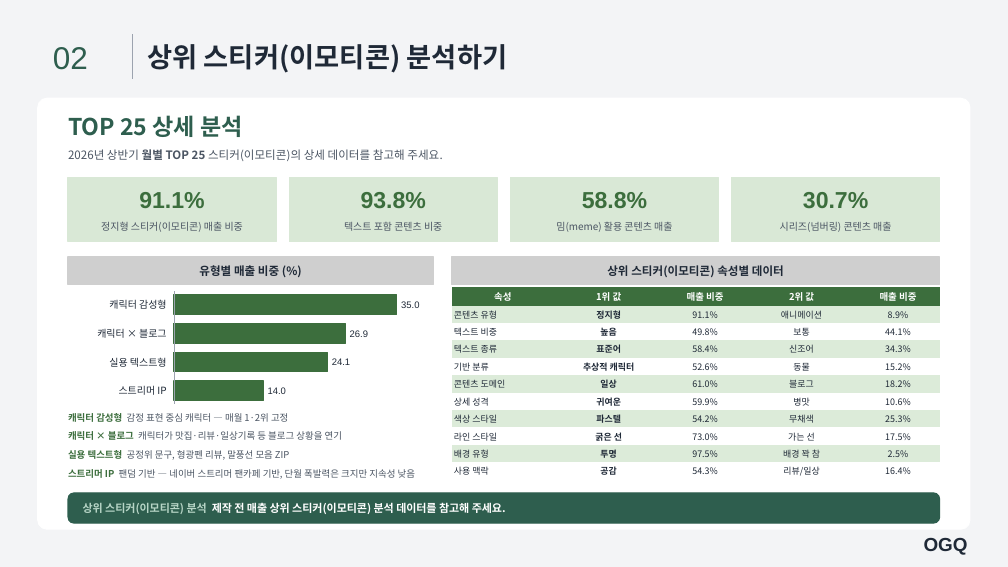
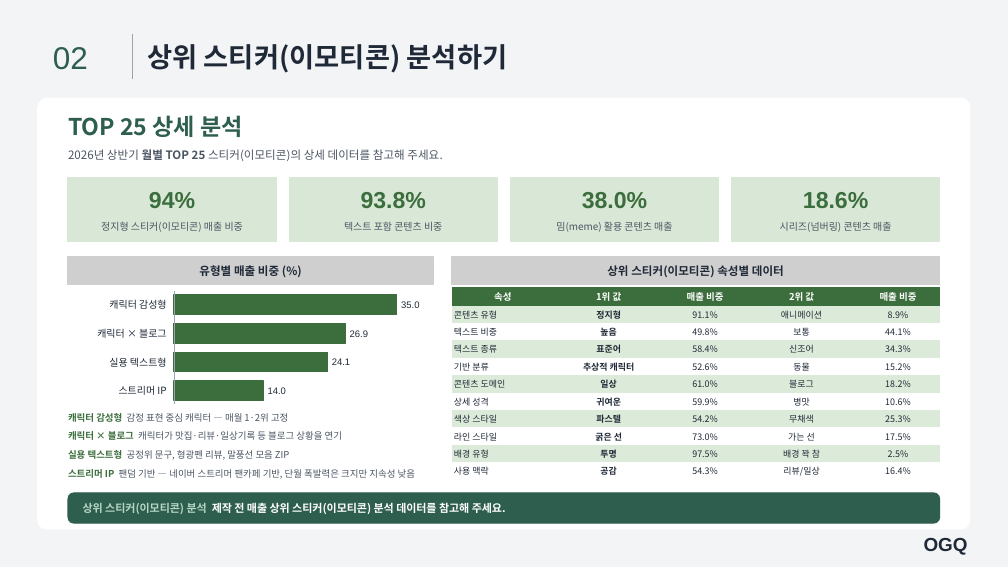
Before and after one commit to loveet3-hue/ogq-banner-generator, a slide deck: slide 13 of playbook/template_v2.pptx. Drawn at 1008x567 pixels with LibreOffice and Linux fonts; fonts in the diff are those of the drawing. Boxes give left, top, right and bottom in pixels: in the first picture for what was removed or moved away, otherwise in the second. Text is boxed around its words. In the diff, an @@ line names an element or a change of style, - is before the commit and + after.

```diff
--- a/playbook/template_v2.pptx
+++ b/playbook/template_v2.pptx
@@ text at <box>149,192,195,208</box>: text changed @@
-91.1%
+94%
@@ text at <box>582,192,647,208</box>: text changed @@
-58.8%
+38.0%
@@ text at <box>803,192,868,208</box>: text changed @@
-30.7%
+18.6%
```
Also in this commit, not shown: 2 other slides changed, 3 other files.
